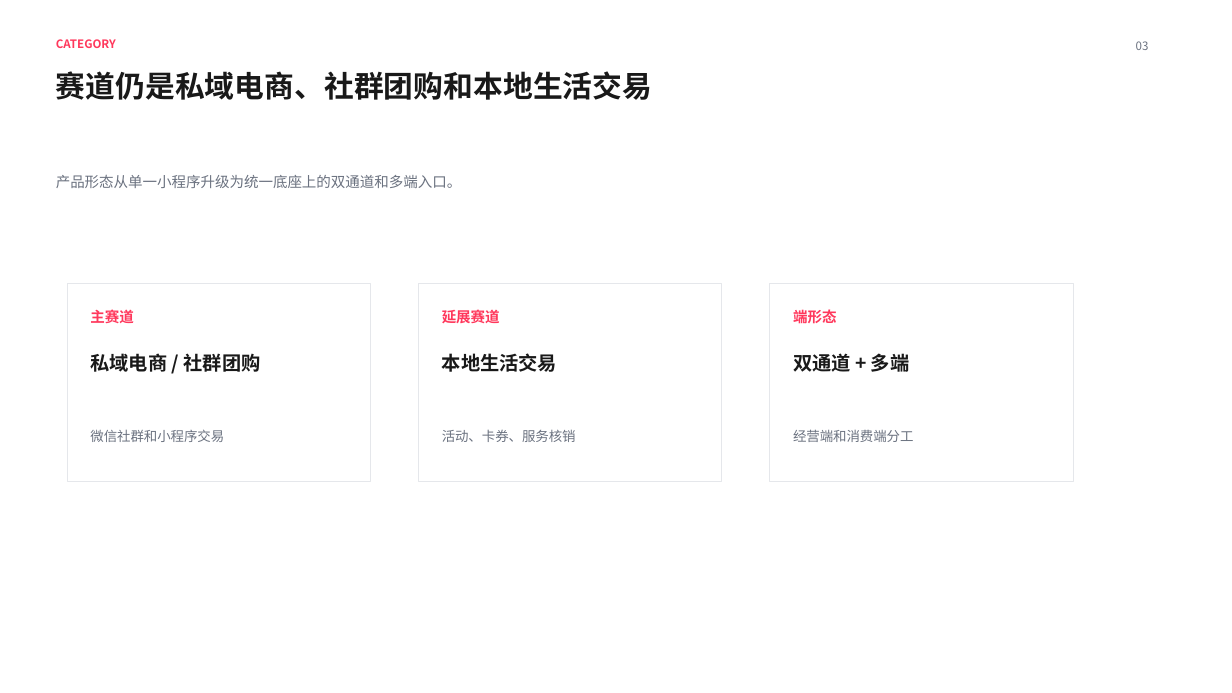
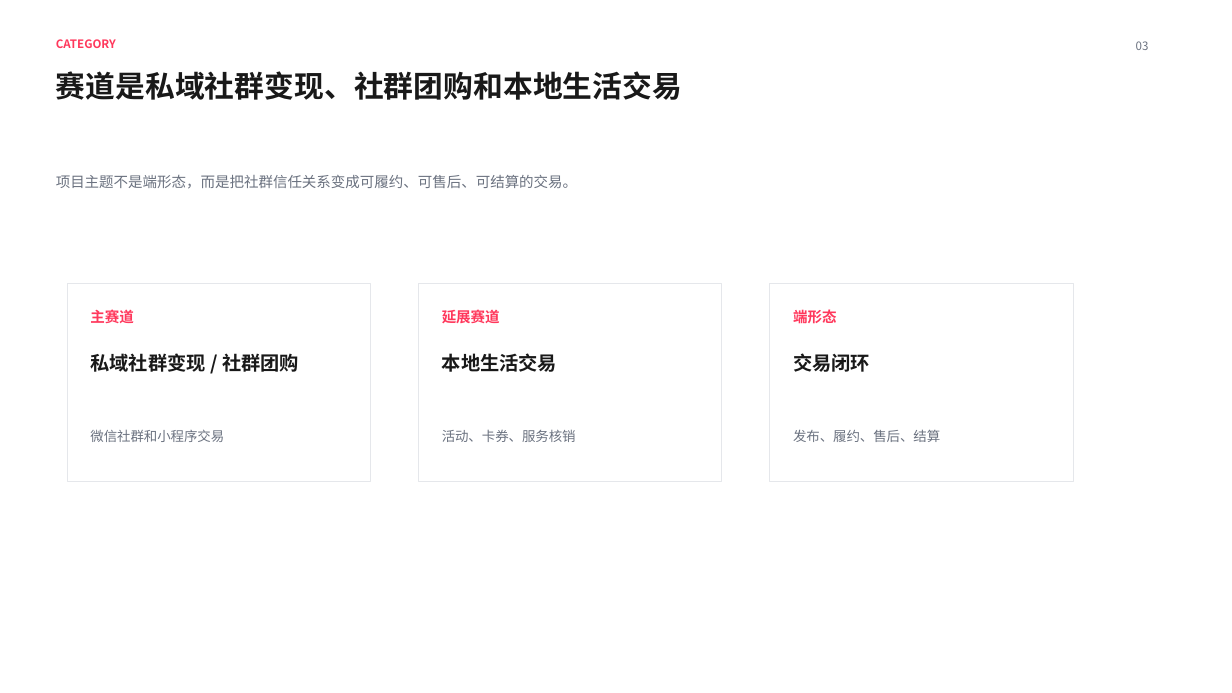
Before and after one commit to 1457513127/codex, a slide deck: slide 3 of 02-项目会/和趣社群店铺三场景产品蓝图同步会.pptx. Drawn at 1232x693 pixels with LibreOffice and Linux fonts; fonts in the diff are those of the drawing. Boxes give left, top, right and bottom in pixels: in the first picture for what was removed or moved away, otherwise in the second. Text is boxed around its words. In the diff, an @@ line names an element or a change of style, - is before the commit and + after.

Commit message:
收敛私域社群变现标题并扩充活动货盘

```diff
--- a/02-项目会/和趣社群店铺三场景产品蓝图同步会.pptx
+++ b/02-项目会/和趣社群店铺三场景产品蓝图同步会.pptx
@@ text at bbox=[56, 71, 682, 100]: text changed @@
-赛道仍是私域电商、社群团购和本地生活交易
+赛道是私域社群变现、社群团购和本地生活交易
@@ text at bbox=[56, 175, 577, 189]: text changed @@
-产品形态从单一小程序升级为统一底座上的双通道和多端入口。
+项目主题不是端形态，而是把社群信任关系变成可履约、可售后、可结算的交易。
@@ text at bbox=[90, 353, 299, 372]: text changed @@
-私域电商 / 社群团购
+私域社群变现 / 社群团购
@@ text at bbox=[793, 353, 870, 372]: text changed @@
-双通道 + 多端
+交易闭环
@@ text at bbox=[793, 429, 940, 442]: text changed @@
-经营端和消费端分工
+发布、履约、售后、结算
```
Also in this commit, not shown: 14 other slides changed, 6 other files.
